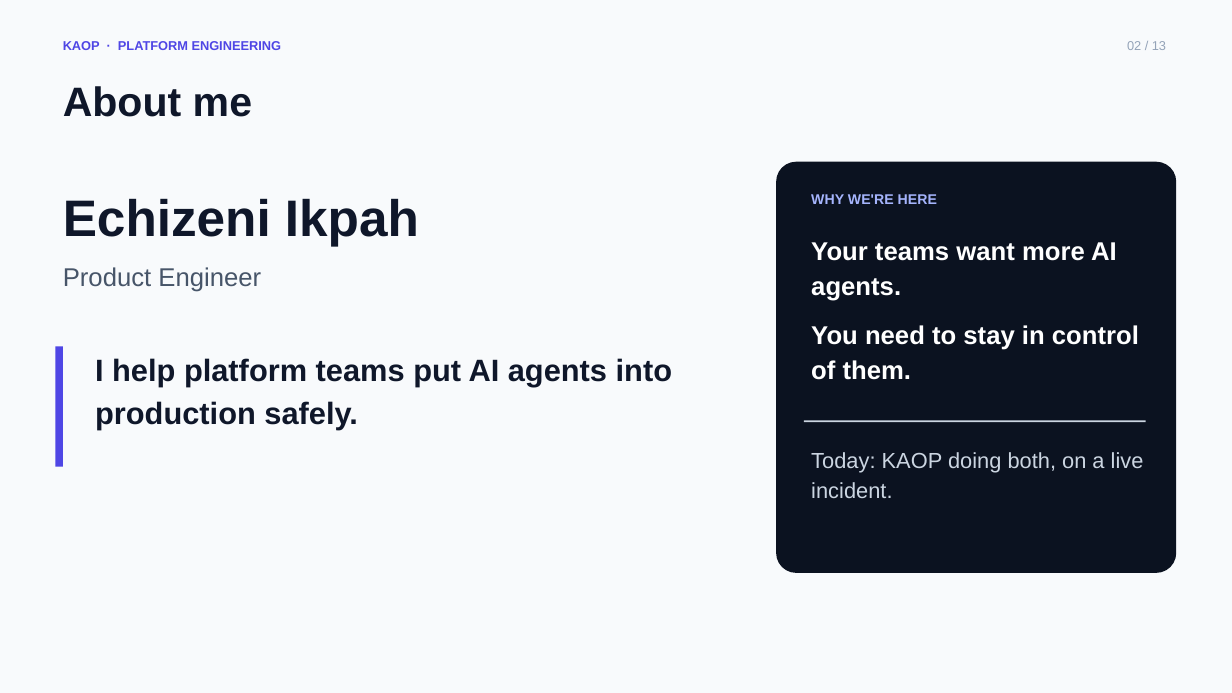
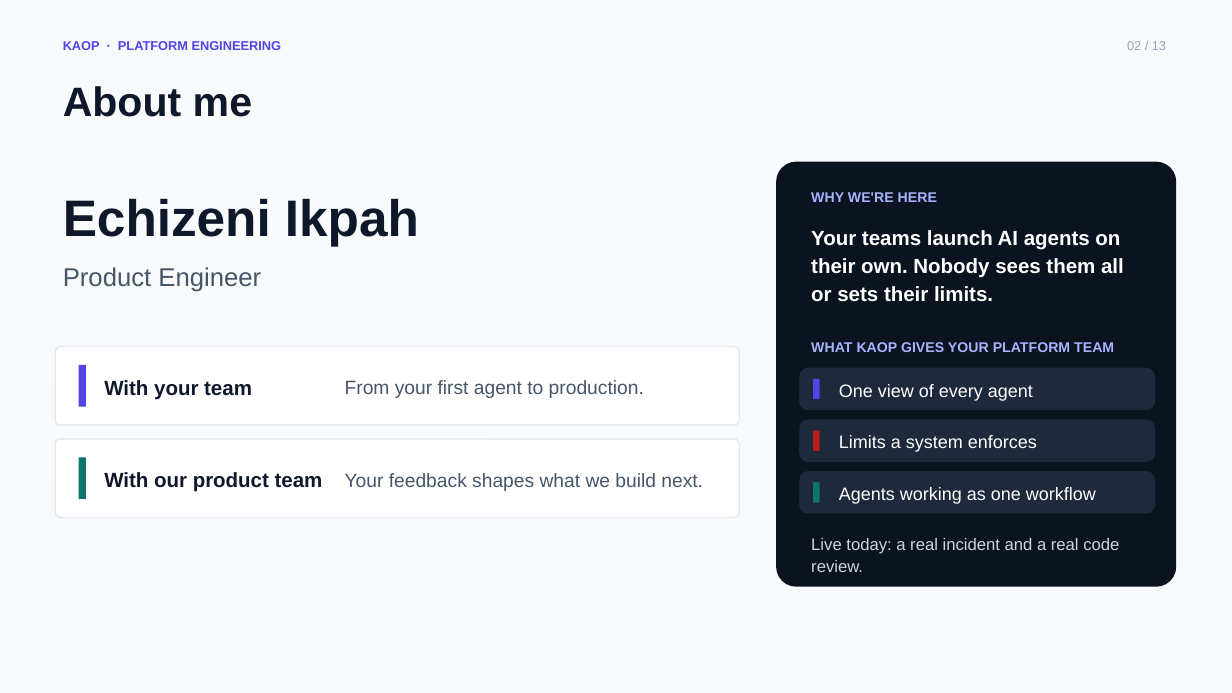
Before and after one commit to chizeni24/komodor-production-lab, a slide deck: slide 2 of docs/presentation/KAOP_Customer_Pitch.pptx. Drawn at 1232x693 pixels with LibreOffice and Linux fonts; fonts in the diff are those of the drawing. Boxes give left, top, right and bottom in pixels: in the first picture for what was removed or moved away, otherwise in the second. Text is boxed around its words. In the diff, an @@ line names an element or a change of style, - is before the commit and + after.

```diff
--- a/docs/presentation/KAOP_Customer_Pitch.pptx
+++ b/docs/presentation/KAOP_Customer_Pitch.pptx
@@ rounded rectangle: place and size @@
-rounded rectangle at <box>776,162,1177,573</box>
+rounded rectangle at <box>776,162,1177,587</box>
@@ text added at <box>811,230,1124,302</box>, 16 pt, text #FFFFFF, bold @@
+Your teams launch AI agents on their own. Nobody sees them all or sets their limits.
@@ text removed at <box>811,242,1139,380</box> @@
-Your teams want more AI agents.
-You need to stay in control of them.
@@ rounded rectangle added at <box>55,347,739,425</box>, fill #FFFFFF, outline #E2E8F0 1 pt @@
@@ text removed at <box>95,358,672,430</box> @@
-I help platform teams put AI agents into production safely.
@@ text added at <box>811,342,1114,352</box>, 11 pt, text #A5B4FC, bold @@
+WHAT KAOP GIVES YOUR PLATFORM TEAM
@@ rectangle: place and size @@
-rectangle at <box>55,347,63,467</box>
+rectangle at <box>79,365,86,407</box>
@@ text added at <box>104,380,252,400</box>, 16 pt, text #0F172A, bold @@
+With your team
@@ text added at <box>345,380,644,398</box>, 15 pt, text #475569 @@
+From your first agent to production.
@@ rounded rectangle added at <box>799,368,1155,410</box>, fill #1E293B @@
@@ rectangle added at <box>813,379,820,399</box>, fill #4F46E5 @@
@@ text added at <box>839,384,1033,401</box>, 14 pt, text #FFFFFF @@
+One view of every agent
@@ rounded rectangle added at <box>55,439,739,518</box>, fill #FFFFFF, outline #E2E8F0 1 pt @@
@@ rounded rectangle added at <box>799,420,1155,462</box>, fill #1E293B @@
@@ rectangle removed at <box>804,421,1146,422</box> @@
@@ rectangle added at <box>813,431,820,451</box>, fill #B91C1C @@
@@ text added at <box>839,435,1037,452</box>, 14 pt, text #FFFFFF @@
+Limits a system enforces
@@ rectangle added at <box>79,457,86,499</box>, fill #0F766E @@
@@ text added at <box>104,472,323,492</box>, 16 pt, text #0F172A, bold @@
+With our product team
@@ text added at <box>345,473,703,491</box>, 15 pt, text #475569 @@
+Your feedback shapes what we build next.
@@ rounded rectangle added at <box>799,471,1155,514</box>, fill #1E293B @@
@@ text removed at <box>811,452,1144,498</box> @@
-Today: KAOP doing both, on a live incident.
@@ rectangle added at <box>813,482,820,503</box>, fill #0F766E @@
@@ text added at <box>839,487,1096,504</box>, 14 pt, text #FFFFFF @@
+Agents working as one workflow
@@ text added at <box>811,538,1119,572</box>, 13 pt, text #CBD5E1 @@
+Live today: a real incident and a real code review.
```
Also in this commit, not shown: 1 other slide changed, 1 other file.
